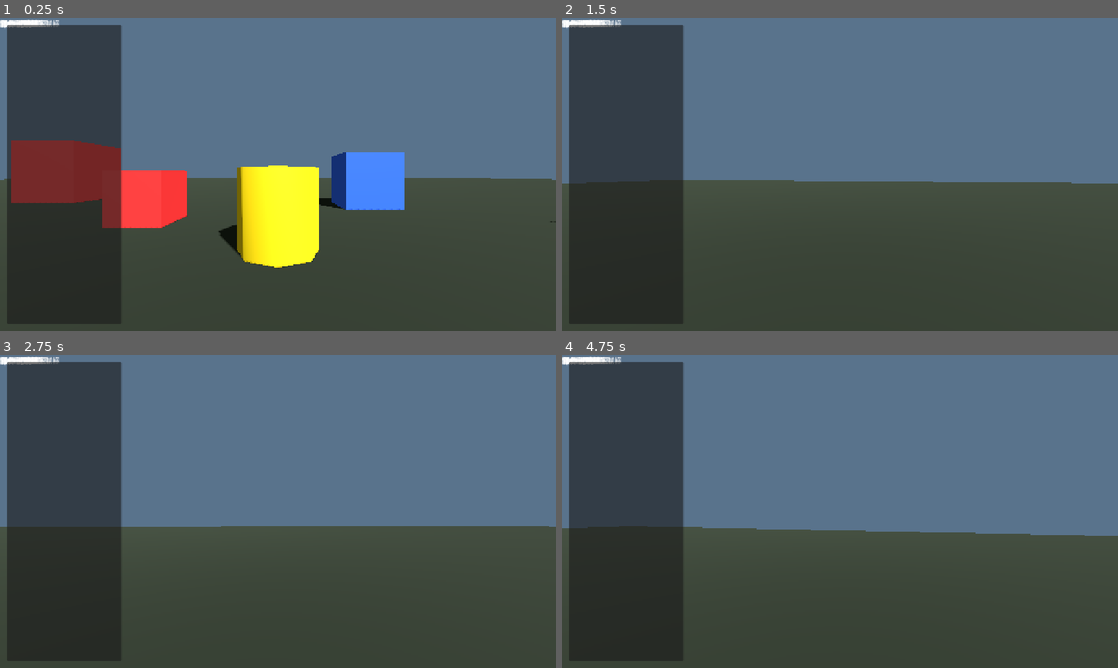
Above: before the commit, frames 1-4 (two rows, left to right).
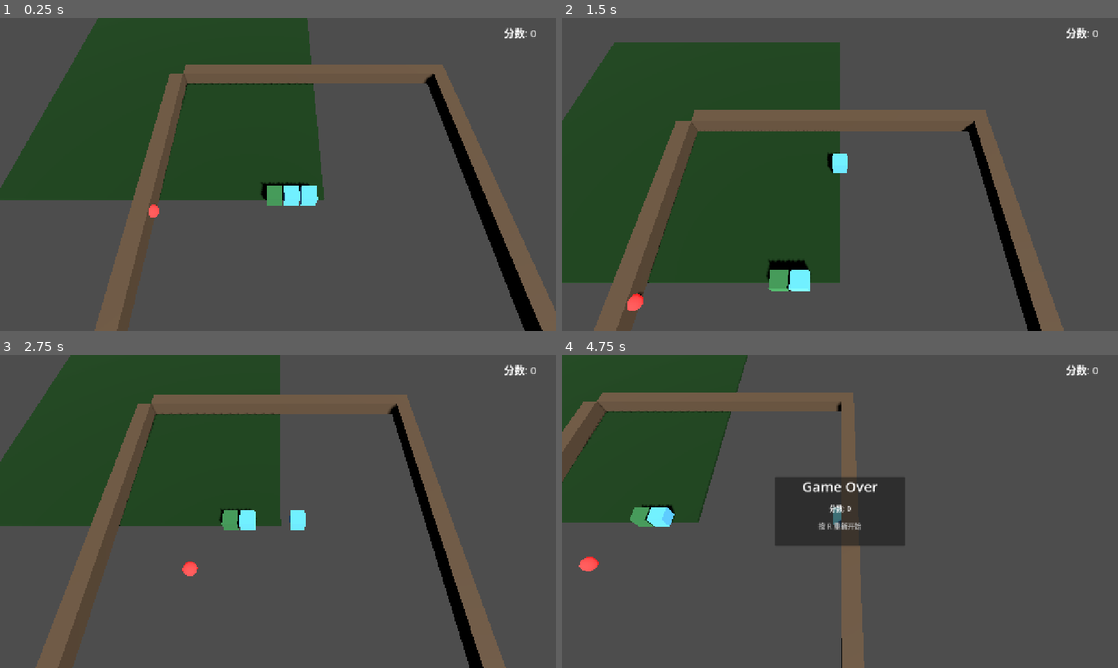
Above: after the commit, the same moments.

Repository: gaoyingxie/godot-3d-demo
Game: Godot game, scene res://scenes/main.tscn
Two runs of this game, one before a commit and one after it. Both use one fixed random seed, a clock stepped at 60 frames per second and the inputs below.
Inputs (mouse positions are in pixels of both pictures, inside the frame that each line leads up to):
- Up to frame 1 (0.25 s): no input
- Up to frame 2 (1.5 s): tap Enter at 0.5 s; move the mouse to (867, 174) at 0.52 s; hold Shift (sprint) 0.53-1.28 s; hold W (move_forward) from 0.53 s (still down); click (867, 174) at 0.67 s; tap Space (jump) at 0.77, 0.8, 1.07, 1.35 s; move the mouse to (812, 174) at 1.27 s
- Up to frame 3 (2.75 s): keep holding W (move_forward); tap Space (jump) at 1.52, 1.82, 2.3 s; tap Shift (sprint) at 1.55 s; move the mouse to (289, 505) at 2.02 s; hold Shift (sprint) from 2.03 s (still down)
- Up to frame 4 (4.75 s): keep holding W (move_forward); move the mouse to (834, 517) at 2.77 s; release Shift (sprint) at 2.78 s; tap Shift (sprint) at 2.85, 4.35 s; click (834, 517) at 2.92 s; tap Space (jump) at 3.02, 3.32, 3.6, 3.77, 4.07, 4.52 s; move the mouse to (878, 514) at 3.52 s; tap R (restart, bound only after the commit) at 4.15 s; move the mouse to (795, 508) at 4.27 s

The runs differ from the first frame. In frame 1, 74% of the frame differs, in the area x 0-100%, y 0-100%; in frame 2, 74%; in frame 3, 67%; in frame 4, 68%.

Commit message:
feat: 3D贪吃蛇游戏 - 俯视跟随相机+WASD移动+碰撞检测

Diff:
--- a/project.godot
+++ b/project.godot
@@ -10,7 +10,7 @@
 
 [application]
 
-config/name="3D Movement Demo"
+config/name="3D Snake"
 run/main_scene="res://scenes/main.tscn"
 config/features=PackedStringArray("4.6", "Forward Plus")
 config/icon="res://icon.svg"
@@ -53,6 +53,11 @@
 "events": [Object(InputEventKey,"resource_local_to_scene":false,"resource_name":"","device":-1,"window_id":0,"alt_press …(182 unchanged characters)…
 ]
 }
+restart={
+"deadzone": 0.5,
+"events": [Object(InputEventKey,"resource_local_to_scene":false,"resource_name":"","device":-1,"window_id":0,"alt_pressed":false,"shift_pressed":false,"ctrl_pressed":false,"meta_pressed":false,"pressed":false,"keycode":0,"physical_keycode":82,"key_label":0,"unicode":114,"echo":false,"script":null)
+]
+}
 
 [physics]
 
--- a/scenes/main.tscn
+++ b/scenes/main.tscn
@@ -1,170 +1,124 @@
-[gd_scene load_steps=13 format=3]
+[gd_scene load_steps=11 format=3]
 
-[ext_resource type="Script" path="res://scripts/player.gd" id="1_player"]
-
-[sub_resource type="Environment" id="Environment_1"]
-background_mode = 1
-background_color = Color(0.35, 0.45, 0.55, 1)
-ambient_light_source = 2
-ambient_light_color = Color(0.5, 0.5, 0.5, 1)
+[ext_resource type="Script" path="res://scripts/snake_game.gd" id="1_game"]
 
 [sub_resource type="StandardMaterial3D" id="StandardMaterial3D_ground"]
-albedo_color = Color(0.15, 0.18, 0.14, 1)
+albedo_color = Color(0.1, 0.3, 0.1, 1.0)
 roughness = 0.95
 
-[sub_resource type="BoxMesh" id="BoxMesh_1"]
-size = Vector3(200, 0.2, 200)
+[sub_resource type="BoxMesh" id="BoxMesh_ground"]
+size = Vector3(20, 0.2, 20)
 
-[sub_resource type="BoxShape3D" id="BoxShape3D_1"]
-size = Vector3(200, 0.2, 200)
+[sub_resource type="BoxShape3D" id="BoxShape3D_ground"]
+size = Vector3(20, 0.2, 20)
 
-[sub_resource type="StandardMaterial3D" id="StandardMaterial3D_box1"]
-albedo_color = Color(0.85, 0.2, 0.2, 1)
-roughness = 0.7
+[sub_resource type="StandardMaterial3D" id="StandardMaterial3D_wall"]
+albedo_color = Color(0.5, 0.4, 0.3, 1.0)
+roughness = 0.8
 
-[sub_resource type="StandardMaterial3D" id="StandardMaterial3D_box2"]
-albedo_color = Color(0.2, 0.4, 0.9, 1)
-roughness = 0.7
-
-[sub_resource type="StandardMaterial3D" id="StandardMaterial3D_box3"]
-albedo_color = Color(0.9, 0.8, 0.1, 1)
-roughness = 0.7
-
-[sub_resource type="CapsuleShape3D" id="CapsuleShape3D_1"]
-radius = 0.5
-height = 1.8
-
-[sub_resource type="CapsuleMesh" id="CapsuleMesh_1"]
-
-[sub_resource type="StandardMaterial3D" id="StandardMaterial3D_player"]
-albedo_color = Color(0.6, 0.8, 1.0, 1.0)
-metallic = 0.3
-roughness = 0.4
-
+[sub_resource type="StandardMaterial3D" id="StandardMaterial3D_food"]
+albedo_color = Color(1.0, 0.2, 0.2, 1.0)
+emission_enabled = true
+emission = Color(0.8, 0.1, 0.1, 1.0)
+emission_energy_multiplier = 1.5
 
 [node name="Main" type="Node3D"]
+script = ExtResource("1_game")
 
 [node name="DirectionalLight3D" type="DirectionalLight3D" parent="."]
 transform = Transform3D(0.866025, -0.353553, 0.353553, 0, 0.707107, 0.707107, -0.5, -0.612372, 0.612372, 0, 20, 0)
 shadow_enabled = true
 
 [node name="WorldEnvironment" type="WorldEnvironment" parent="."]
-environment = SubResource("Environment_1")
 
 [node name="Ground" type="StaticBody3D" parent="."]
 transform = Transform3D(1, 0, 0, 0, 1, 0, 0, 0, 1, 0, -0.1, 0)
 
 [node name="MeshInstance3D" type="MeshInstance3D" parent="Ground"]
 material_override = SubResource("StandardMaterial3D_ground")
-mesh = SubResource("BoxMesh_1")
+mesh = SubResource("BoxMesh_ground")
 
 [node name="CollisionShape3D" type="CollisionShape3D" parent="Ground"]
-shape = SubResource("BoxShape3D_1")
+shape = SubResource("BoxShape3D_ground")
 
-[node name="ObstacleRed" type="CSGBox3D" parent="."]
-transform = Transform3D(1, 0, 0, 0, 1, 0, 0, 0, 1, -5, 1, -8)
-size = Vector3(2, 2, 2)
-material_override = SubResource("StandardMaterial3D_box1")
+[node name="WallNorth" type="CSGBox3D" parent="."]
+transform = Transform3D(1, 0, 0, 0, 1, 0, 0, 0, 1, 10, 0.5, -0.5)
+size = Vector3(20, 1, 1)
+material_override = SubResource("StandardMaterial3D_wall")
 
-[node name="ObstacleBlue" type="CSGBox3D" parent="."]
-transform = Transform3D(1, 0, 0, 0, 1, 0, 0, 0, 1, 5, 1.5, -12)
-size = Vector3(3, 3, 3)
-material_override = SubResource("StandardMaterial3D_box2")
+[node name="WallSouth" type="CSGBox3D" parent="."]
+transform = Transform3D(1, 0, 0, 0, 1, 0, 0, 0, 1, 10, 0.5, 19.5)
+size = Vector3(20, 1, 1)
+material_override = SubResource("StandardMaterial3D_wall")
 
-[node name="ObstacleYellow" type="CSGCylinder3D" parent="."]
-transform = Transform3D(1, 0, 0, 0, 1, 0, 0, 0, 1, 0, 1, -5)
-radius = 1.0
-height = 2.0
-material_override = SubResource("StandardMaterial3D_box3")
+[node name="WallWest" type="CSGBox3D" parent="."]
+transform = Transform3D(1, 0, 0, 0, 1, 0, 0, 0, 1, -0.5, 0.5, 10)
+size = Vector3(1, 1, 20)
+material_override = SubResource("StandardMaterial3D_wall")
 
-[node name="ObstacleRed2" type="CSGBox3D" parent="."]
-transform = Transform3D(1, 0, 0, 0, 1, 0, 0, 0, 1, 12, 0.75, -6)
-size = Vector3(1.5, 1.5, 1.5)
-material_override = SubResource("StandardMaterial3D_box1")
+[node name="WallEast" type="CSGBox3D" parent="."]
+transform = Transform3D(1, 0, 0, 0, 1, 0, 0, 0, 1, 19.5, 0.5, 10)
+size = Vector3(1, 1, 20)
+material_override = SubResource("StandardMaterial3D_wall")
 
-[node name="ObstacleBlue2" type="CSGBox3D" parent="."]
-transform = Transform3D(1, 0, 0, 0, 1, 0, 0, 0, 1, -10, 1, 5)
-size = Vector3(2, 2, 2)
-material_override = SubResource("StandardMaterial3D_box2")
+[node name="SnakeWorld" type="Node3D" parent="."]
 
-[node name="ObstacleYellow2" type="CSGCylinder3D" parent="."]
-transform = Transform3D(1, 0, 0, 0, 1, 0, 0, 0, 1, 7, 1, 8)
-radius = 1.5
-height = 2.0
-material_override = SubResource("StandardMaterial3D_box3")
+[node name="Food" type="CSGSphere3D" parent="."]
+transform = Transform3D(1, 0, 0, 0, 1, 0, 0, 0, 1, 0, 0.5, 0)
+radius = 0.4
+height = 0.8
+material_override = SubResource("StandardMaterial3D_food")
 
-[node name="ObstacleRed3" type="CSGBox3D" parent="."]
-transform = Transform3D(1, 0, 0, 0, 1, 0, 0, 0, 1, -15, 2, -15)
-size = Vector3(4, 4, 4)
-material_override = SubResource("StandardMaterial3D_box1")
+[node name="CameraAnchor" type="Node3D" parent="."]
+transform = Transform3D(1, 0, 0, 0, 0.5, 0.866025, 0, -0.866025, 0.5, 0, 15, 9)
 
-[node name="ObstacleBlue3" type="CSGBox3D" parent="."]
-transform = Transform3D(1, 0, 0, 0, 1, 0, 0, 0, 1, 20, 1, 10)
-size = Vector3(2, 2, 2)
-material_override = SubResource("StandardMaterial3D_box2")
+[node name="Camera3D" type="Camera3D" parent="CameraAnchor"]
+current = true
+fov = 60.0
 
-[node name="Player" type="CharacterBody3D" parent="."]
-transform = Transform3D(1, 0, 0, 0, 1, 0, 0, 0, 1, 0, 1, 0)
-script = ExtResource("1_player")
+[node name="UI" type="CanvasLayer" parent="."]
 
-[node name="CollisionShape3D" type="CollisionShape3D" parent="Player"]
-transform = Transform3D(1, 0, 0, 0, 1, 0, 0, 0, 1, 0, 0.9, 0)
-shape = SubResource("CapsuleShape3D_1")
+[node name="ScoreLabel" type="Label" parent="UI"]
+anchors_preset = 1
+anchor_left = 1.0
+anchor_right = 1.0
+offset_left = -120.0
+offset_top = 16.0
+offset_right = -16.0
+offset_bottom = 48.0
+grow_horizontal = 0
+text = "分数: 0"
+theme_override_font_sizes/font_size = 24
 
-[node name="CharacterMesh" type="MeshInstance3D" parent="Player"]
-transform = Transform3D(1, 0, 0, 0, 1, 0, 0, 0, 1, 0, 0.9, 0)
-mesh = SubResource("CapsuleMesh_1")
-material_override = SubResource("StandardMaterial3D_player")
+[node name="GameOverPanel" type="PanelContainer" parent="UI"]
+anchors_preset = 8
+anchor_left = 0.5
+anchor_top = 0.5
+anchor_right = 0.5
+anchor_bottom = 0.5
+offset_left = -150.0
+offset_top = -80.0
+offset_right = 150.0
+offset_bottom = 80.0
+grow_horizontal = 2
+grow_vertical = 2
 
-[node name="CamPivot" type="Node3D" parent="Player"]
-transform = Transform3D(1, 0, 0, 0, 1, 0, 0, 0, 1, 0, 1.5, 0)
+[node name="VBox" type="VBoxContainer" parent="UI/GameOverPanel"]
+theme_override_constants/separation = 16
 
-[node name="Camera3D" type="Camera3D" parent="Player/CamPivot"]
-current = true
-fov = 75.0
+[node name="Title" type="Label" parent="UI/GameOverPanel/VBox"]
+layout_mode = 2
+text = "Game Over"
+horizontal_alignment = 1
+theme_override_font_sizes/font_size = 32
 
-[node name="ControlHint" type="CanvasLayer" parent="."]
+[node name="Score" type="Label" parent="UI/GameOverPanel/VBox"]
+layout_mode = 2
+text = "分数: 0"
+horizontal_alignment = 1
 
-[node name="Panel" type="PanelContainer" parent="ControlHint"]
-anchors_preset = 9
-anchor_bottom = 1.0
-offset_left = 16.0
-offset_top = 16.0
-offset_right = 280.0
-offset_bottom = -16.0
-grow_vertical = 0
-
-[node name="VBox" type="VBoxContainer" parent="Panel"]
-offset_left = 12.0
-offset_top = 12.0
-offset_right = 252.0
-offset_bottom = 200.0
-
-[node name="Title" type="Label" parent="Panel/VBox"]
+[node name="Restart" type="Label" parent="UI/GameOverPanel/VBox"]
 layout_mode = 2
-text = "操作说明"
-theme_override_font_sizes/font_size = 18
-
-[node name="Spacer" type="Control" parent="Panel/VBox"]
-layout_mode = 2
-custom_minimum_size = Vector2(0, 8)
-
-[node name="WASD" type="Label" parent="Panel/VBox"]
-layout_mode = 2
-text = "WASD  移动"
-
-[node name="Space" type="Label" parent="Panel/VBox"]
-layout_mode = 2
-text = "Space  跳跃"
-
-[node name="Shift" type="Label" parent="Panel/VBox"]
-layout_mode = 2
-text = "Shift   加速跑"
-
-[node name="ESC" type="Label" parent="Panel/VBox"]
-layout_mode = 2
-text = "ESC    释放鼠标"
-
-[node name="Click" type="Label" parent="Panel/VBox"]
-layout_mode = 2
-text = "点击画面  锁定鼠标"
+text = "按 R 重新开始"
+horizontal_alignment = 1
+theme_override_colors/font_color = Color(0.7, 0.7, 0.7, 1.0)
--- /dev/null
+++ b/scripts/snake_game.gd
@@ -0,0 +1,198 @@
+extends Node3D
+## 贪吃蛇主控制器 — 管理蛇身、食物、分数、游戏状态
+
+# ── 地图 ──
+const GRID_SIZE: int = 20          # 20×20 格子
+const CELL_SIZE: float = 1.0      # 每格 1 米
+
+# ── 蛇 ──
+var snake_body: Array[Vector3i] = []  # 每节对应的格子坐标 (x, y=0, z)
+var direction: Vector3i = Vector3i(1, 0, 0)  # 当前方向
+var next_direction: Vector3i = Vector3i(1, 0, 0)  # 下一帧方向（缓冲）
+var is_alive: bool = true
+var score: int = 0
+
+# ── 计时器 ──
+const TICK_INTERVAL: float = 0.22   # 每次移动间隔（秒）
+var tick_timer: float = 0.0
+
+# ── 预制体 ──
+var _segment_scene: PackedScene
+var _segments: Array[Node3D] = []  # 已实例化的节点
+
+# ── 食物 ──
+var _food_position: Vector3i = Vector3i.ZERO
+var _food_mesh: Node3D
+
+# ── 节点 ──
+@onready var _world_root: Node3D = $SnakeWorld
+@onready var _cam_follow: Node3D = $CameraAnchor
+@onready var _camera: Camera3D = $CameraAnchor/Camera3D
+@onready var _ui_label: Label = $UI/ScoreLabel
+@onready var _gameover_panel: Control = $UI/GameOverPanel
+@onready var _food_marker: Node3D = $Food
+
+func _ready() -> void:
+	_segment_scene = preload("res://snake/snake_segment.tscn")
+	_gameover_panel.visible = false
+	_start_game()
+
+
+func _start_game() -> void:
+	# 重置蛇
+	for s in _segments:
+		s.queue_free()
+	_segments.clear()
+	snake_body.clear()
+
+	# 蛇头放中间偏左，面向右
+	var start_pos := Vector3i(GRID_SIZE / 2 - 2, 0, GRID_SIZE / 2)
+	for i in range(3):
+		var pos := Vector3i(start_pos.x - i, 0, start_pos.z)
+		snake_body.append(pos)
+		_add_segment(pos, i == 0)
+
+	direction = Vector3i(1, 0, 0)
+	next_direction = direction
+	is_alive = true
+	score = 0
+	tick_timer = 0.0
+
+	_spawn_food()
+	_update_ui()
+
+
+func _add_segment(grid_pos: Vector3i, is_head: bool) -> void:
+	var seg: Node3D = _segment_scene.instantiate()
+	_seg_set_color(seg, is_head)
+	_world_root.add_child(seg)
+	_seg_update_world_pos(seg, grid_pos)
+	_segments.append(seg)
+
+
+func _seg_set_color(seg: Node3D, is_head: bool) -> void:
+	var mat := StandardMaterial3D.new()
+	if is_head:
+		mat.albedo_color = Color(0.4, 0.8, 1.0)
+		mat.emission_enabled = true
+		mat.emission = Color(0.2, 0.5, 0.8)
+		mat.emission_energy_multiplier = 0.5
+	else:
+		mat.albedo_color = Color(0.3, 0.7, 0.4)
+	seg.material_override = mat
+
+
+func _seg_update_world_pos(seg: Node3D, grid_pos: Vector3i) -> void:
+	seg.position = Vector3(grid_pos.x * CELL_SIZE, 0.5, grid_pos.z * CELL_SIZE)
+
+
+func _spawn_food() -> void:
+	var valid_positions: Array[Vector3i] = []
+	for x in range(GRID_SIZE):
+		for z in range(GRID_SIZE):
+			var p := Vector3i(x, 0, z)
+			if not _is_occupied(p):
+				valid_positions.append(p)
+
+	if valid_positions.is_empty():
+		return  # 满了（理论上不会发生）
+
+	_food_position = valid_positions[randi() % valid_positions.size()]
+	_food_marker.position = Vector3(_food_position.x * CELL_SIZE, 0.5, _food_position.z * CELL_SIZE)
+
+
+func _is_occupied(pos: Vector3i) -> bool:
+	return pos in snake_body
+
+
+func _process(delta: float) -> void:
+	# 相机跟随
+	var head_world := Vector3(snake_body[0].x * CELL_SIZE, 0, snake_body[0].z * CELL_SIZE)
+	_cam_follow.position = _cam_follow.position.lerp(
+		Vector3(head_world.x, 15.0, head_world.z + 8.0), delta * 8.0
+	)
+	_food_marker.rotate_y(delta * 2.0)
+
+	if not is_alive:
+		if Input.is_action_just_pressed("restart") or Input.is_action_just_pressed("jump"):
+			_restart()
+		return
+
+	# 方向输入（缓冲，防止一帧内按多次导致倒退）
+	if Input.is_action_just_pressed("move_forward"):
+		_try_set_direction(Vector3i(0, 0, -1))
+	elif Input.is_action_just_pressed("move_backward"):
+		_try_set_direction(Vector3i(0, 0, 1))
+	elif Input.is_action_just_pressed("move_left"):
+		_try_set_direction(Vector3i(-1, 0, 0))
+	elif Input.is_action_just_pressed("move_right"):
+		_try_set_direction(Vector3i(1, 0, 0))
+
+	tick_timer += delta
+	var speed: float = TICK_INTERVAL * (0.6 if Input.is_action_pressed("sprint") else 1.0)
+
+	if tick_timer >= speed:
+		tick_timer = 0.0
+		_tick()
+
+
+func _try_set_direction(new_dir: Vector3i) -> void:
+	# 禁止反方向掉头
+	if new_dir + direction != Vector3i(0, 0, 0):
+		next_direction = new_dir
+
+
+func _tick() -> void:
+	direction = next_direction
+	var head: Vector3i = snake_body[0]
+	var new_head: Vector3i = head + direction
+
+	# 撞墙
+	if new_head.x < 0 or new_head.x >= GRID_SIZE \
+		or new_head.z < 0 or new_head.z >= GRID_SIZE:
+		_game_over()
+		return
+
+	# 撞自己（排除尾巴，因为尾巴会移走）
+	if new_head in snake_body:
+		_game_over()
+		return
+
+	# 移动蛇：pop 尾，unshift 头
+	var tail: Vector3i = snake_body.pop_back()
+	_segments[-1].queue_free()
+	_segments.pop_back()
+
+	snake_body.push_front(new_head)
+	_add_segment(new_head, true)
+	# 新的头是唯一有这个颜色的，原来第二格变成普通身体
+	if snake_body.size() > 1:
+		_seg_set_color(_segments[1], false)
+
+	# 吃食物
+	if new_head == _food_position:
+		score += 10
+		_update_ui()
+		# 尾巴不退，把刚才 pop 的尾巴加回去
+		snake_body.push_back(tail)
+		var old_tail_seg: Node3D = _segment_scene.instantiate()
+		_seg_set_color(old_tail_seg, false)
+		_world_root.add_child(old_tail_seg)
+		_seg_update_world_pos(old_tail_seg, tail)
+		_segments.append(old_tail_seg)
+		_spawn_food()
+
+
+func _game_over() -> void:
+	is_alive = false
+	_gameover_panel.visible = true
+	_gameover_panel.get_node("VBox/Score").text = "分数: %d" % score
+
+
+func _restart() -> void:
+	_gameover_panel.visible = false
+	_start_game()
+
+
+func _update_ui() -> void:
+	_ui_label.text = "分数: %d" % score
--- /dev/null
+++ b/snake/snake_segment.tscn
@@ -0,0 +1,5 @@
+[gd_scene format=3]
+
+[node name="SnakeSegment" type="CSGBox3D"]
+size = Vector3(0.9, 0.9, 0.9)
+use_collision = false
Not shown, changed: SPEC.md
